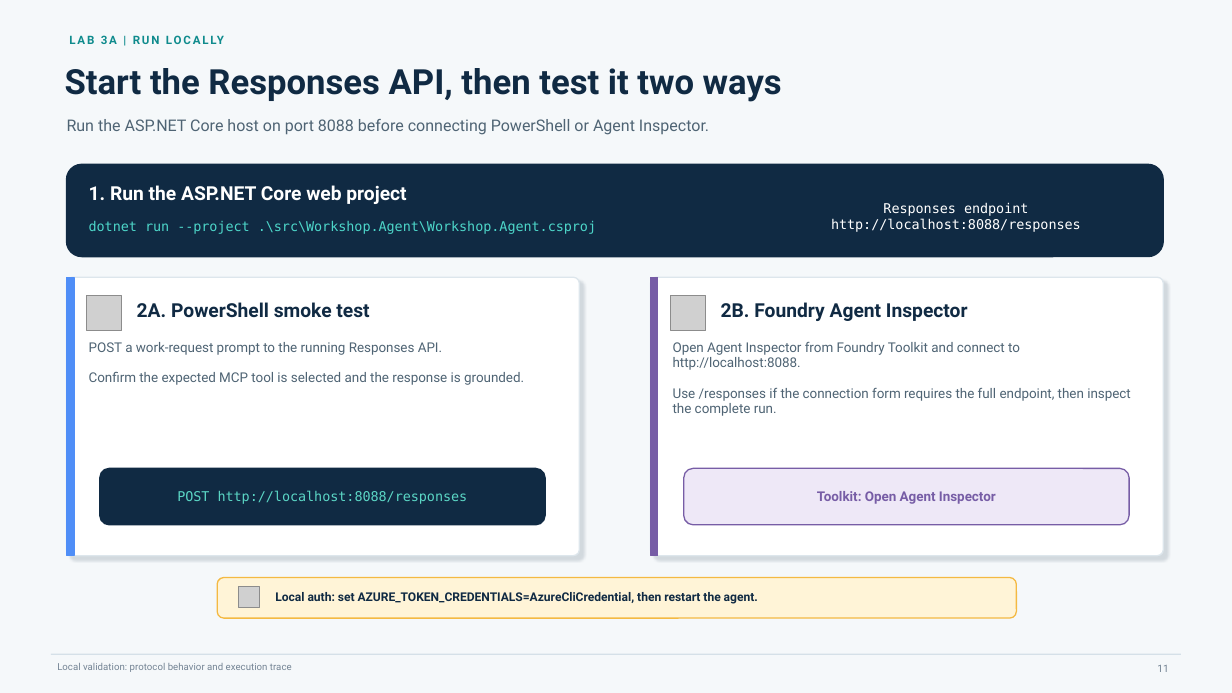
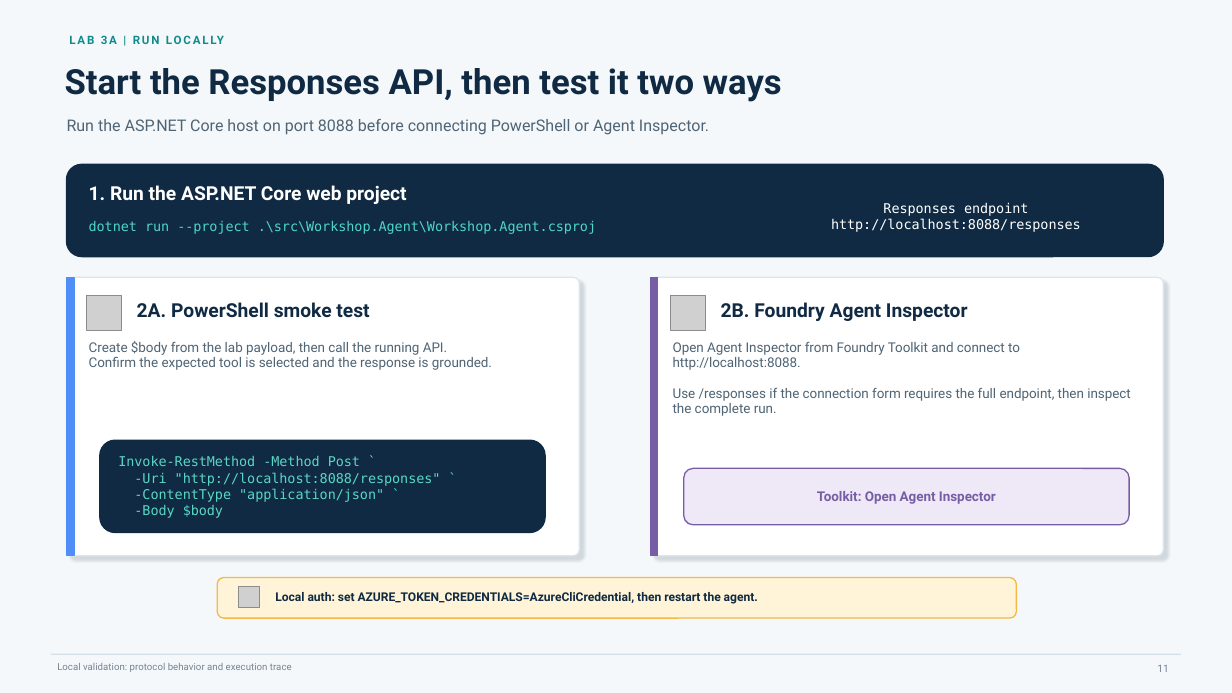
Before and after one commit to yurilausberg/foundry-apim-mcp-workshop, a slide deck: slide 11 of docs/foundry-apim-mcp-workshop.pptx. Drawn at 1232x693 pixels with LibreOffice and Linux fonts; fonts in the diff are those of the drawing; grey boxes stand for pictures. Boxes give left, top, right and bottom in pixels: in the first picture for what was removed or moved away, otherwise in the second. Text is boxed around its words. In the diff, an @@ line names an element or a change of style, - is before the commit and + after.

```diff
--- a/docs/foundry-apim-mcp-workshop.pptx
+++ b/docs/foundry-apim-mcp-workshop.pptx
@@ text at (89,341,492,370): text changed @@
-POST a work-request prompt to the running Responses API.
-Confirm the expected MCP tool is selected and the response is grounded.
+Create $body from the lab payload, then call the running API.
+Confirm the expected tool is selected and the response is grounded.
@@ rounded rectangle: place and size @@
-rounded rectangle at (100,469,545,525)
+rounded rectangle at (100,440,545,532)
@@ text at (118,456,441,518): text changed @@
-POST http://localhost:8088/responses
+Invoke-RestMethod -Method Post `
+-Uri "http://localhost:8088/responses" `
+-ContentType "application/json" `
+-Body $body
```
